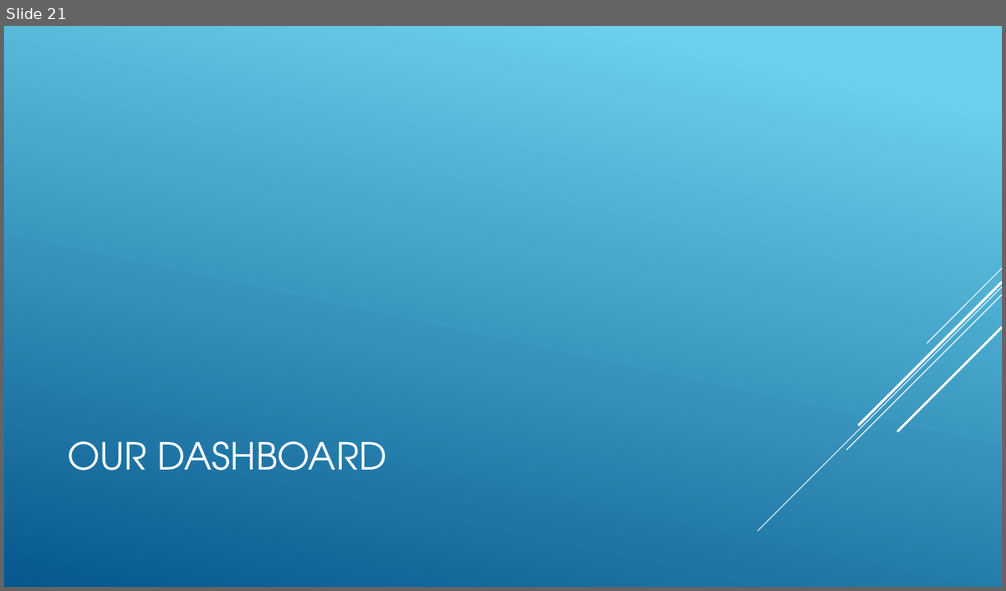
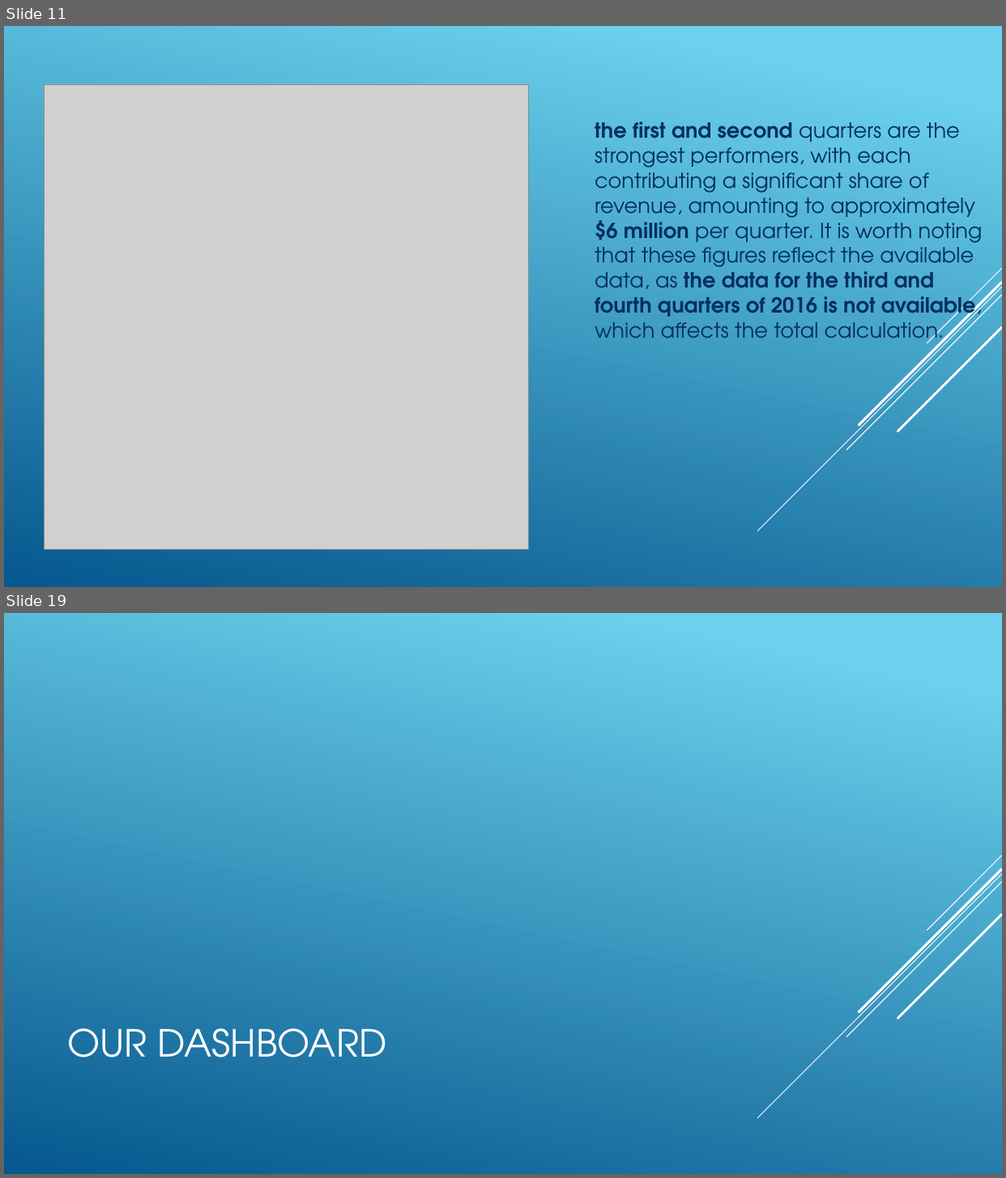
Before and after one commit to mohmedhasan1981/The-First, a slide deck: WWI.pptx. Shown one above the other, each under a label of ours: slide 21 before the commit, slides 11 and 19 after it; the slides between them are not shown. The pictures are 1006x591 and 1006x1178 pixels, drawn with LibreOffice and Linux fonts; fonts in the diff are those of the drawing; grey boxes stand for pictures; background and template pictures are left out. Boxes give left, top, right and bottom in pixels: in the first picture for what was removed or moved away, otherwise in the second. Text is boxed around its words. In the diff, an @@ line names an element or a change of style, - is before the commit and + after.

```diff
--- a/WWI.pptx
+++ b/WWI.pptx
@@ slide 11 added at [4,26,1002,587], background gradient #6ED2EB to #06588E; not listed: 5 template elements that a slide beside it also shows @@
@@ picture added at [44,84,529,550] @@
@@ text added at [594,122,982,348], 20 pt, text #052F61 @@
+the first and second quarters are the strongest performers, with each contributing a significant share of revenue, amounting to approximately $6 million per quarter. It is worth noting that these figures reflect the available data, as the data for the third and fourth quarters of 2016 is not available, which affects the total calculation.
@@ what was slide 21 is now slide 19 @@
```
Also in this commit, not shown: 4 slides changed, 13 other slides added, 16 slides removed.
